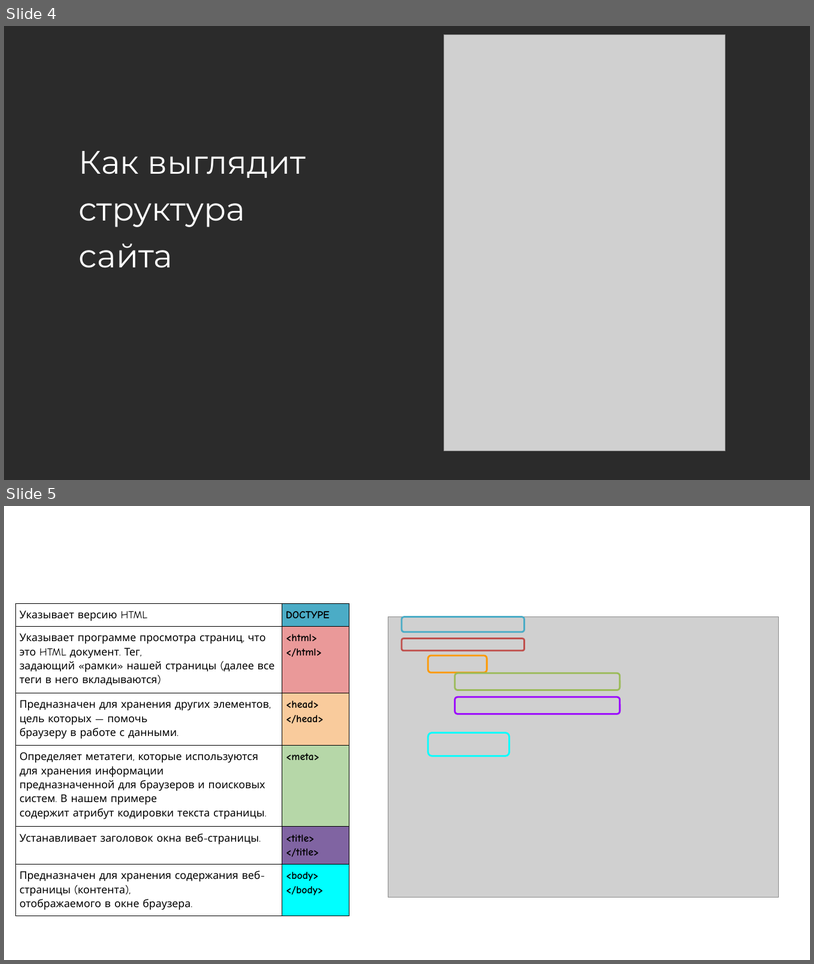
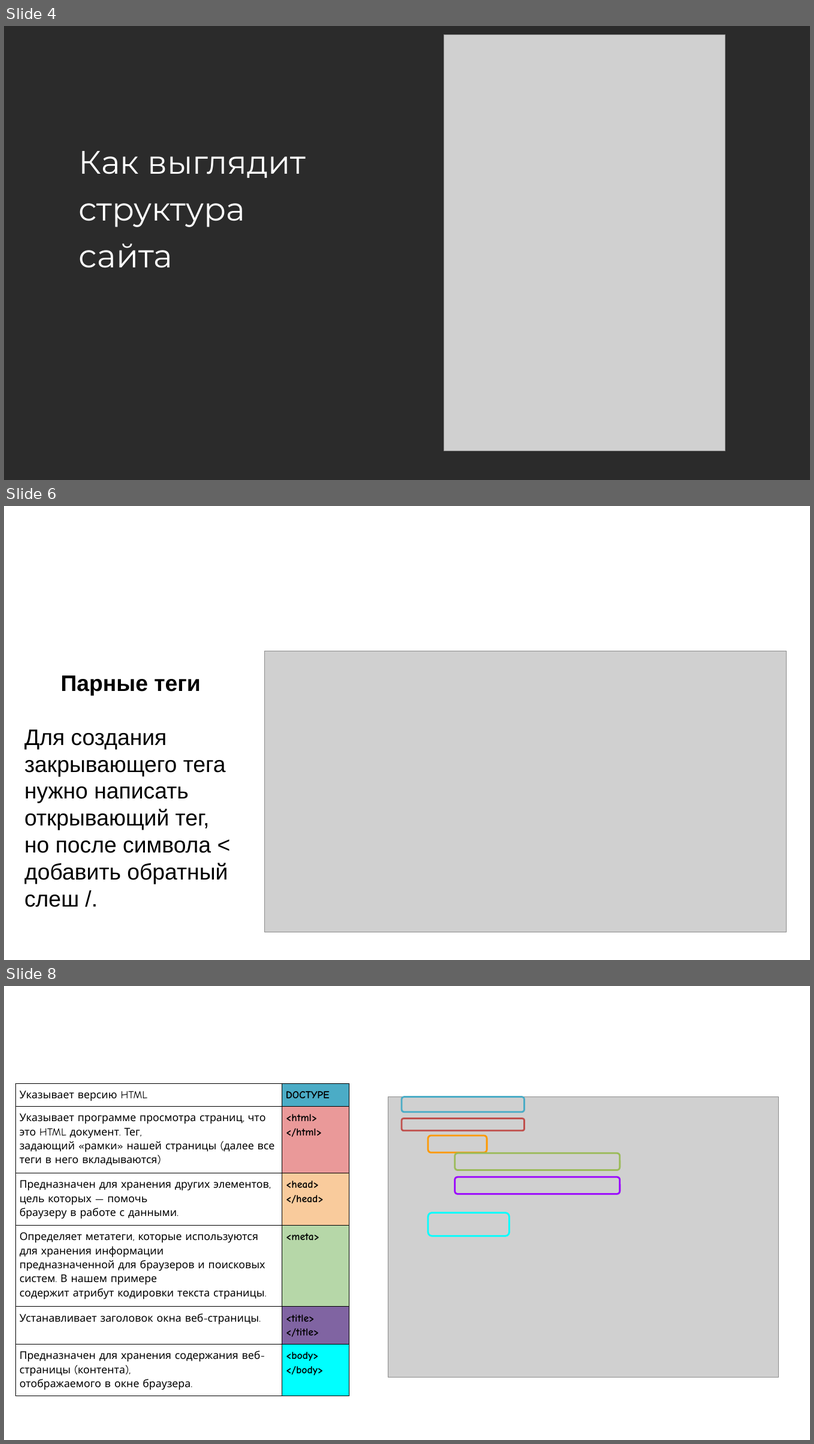
Before and after one commit to Anastariya-qa-37/AcademyTopHTML, a slide deck: Презентации/1 Урок. HTML.pptx. Shown one above the other, each under a label of ours: slides 4 and 5 before the commit, slides 4, 6 and 8 after it; the slides between them are not shown. The pictures are 814x964 and 814x1444 pixels, drawn with LibreOffice and Linux fonts; fonts in the diff are those of the drawing; grey boxes stand for pictures; background and template pictures are left out; a plain dark background stands for a picture behind light text. Boxes give left, top, right and bottom in pixels: in the first picture for what was removed or moved away, otherwise in the second. Text is boxed around its words. In the diff, an @@ line names an element or a change of style, - is before the commit and + after.

```diff
--- a/Презентации/1 Урок. HTML.pptx
+++ b/Презентации/1 Урок. HTML.pptx
@@ slide 6 added at bbox=[4, 506, 810, 960], background picture (left out) @@
@@ picture added at bbox=[264, 651, 786, 931] @@
@@ text added at bbox=[24, 675, 228, 907], 40 pt, text #000000 @@
+Парные теги
+Для создания закрывающего тега нужно написать открывающий тег, но после символа < добавить обратный слеш /.
@@ text added at bbox=[154, 679, 200, 691], 60 pt, text #FFFFFF @@
+Теги
@@ what was slide 5 is now slide 8 @@
```
Also in this commit, not shown: 1 slide changed, 4 other slides added, 1 slide removed, 3 other files.
